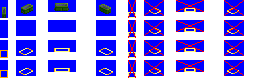
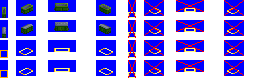
Before/after of a w=256, h=80 layered artwork. What changed in the layer stack:
painted on "wagons" over [2, 22, 111, 38]
